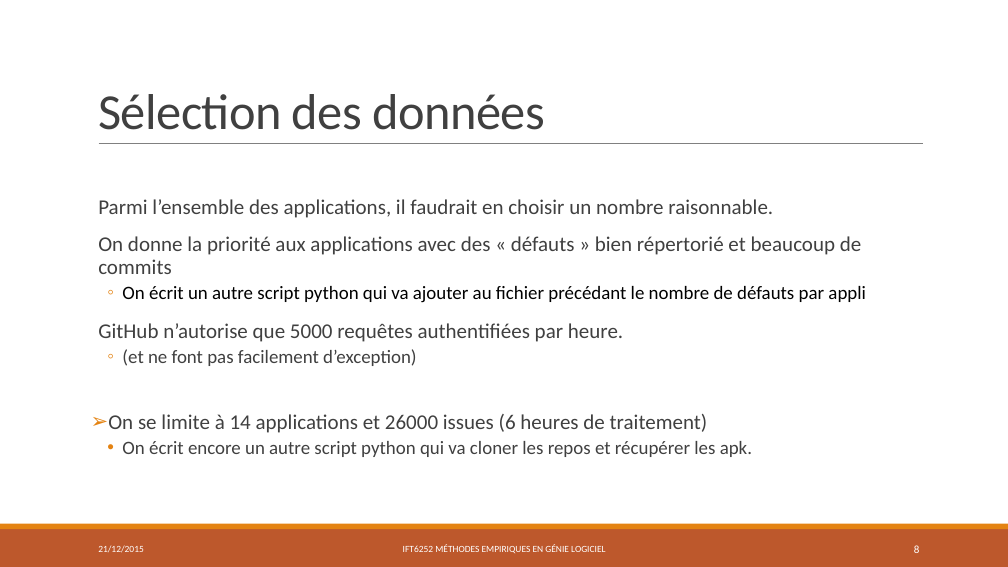
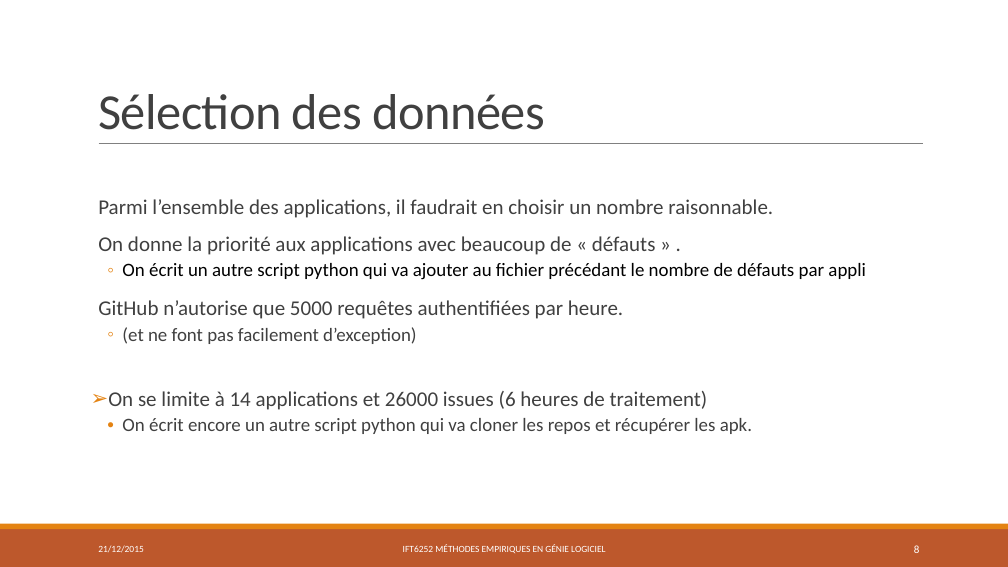
Before and after one commit to PierreGe/Android-defect-study, a slide deck: slide 8 of rapport/presentation/final.pptx. Drawn at 1008x567 pixels with LibreOffice and Linux fonts; fonts in the diff are those of the drawing. Boxes give left, top, right and bottom in pixels: in the first picture for what was removed or moved away, otherwise in the second. Text is boxed around its words. In the diff, an @@ line names an element or a change of style, - is before the commit and + after.

```diff
--- a/rapport/presentation/final.pptx
+++ b/rapport/presentation/final.pptx
@@ text at (x1=98, y1=236, x2=656, y2=255): text changed @@
-  On donne la priorité aux applications avec des « défauts » bien répertorié et beaucoup de commits
+  On donne la priorité aux applications avec beaucoup de « défauts » .
```
Also in this commit, not shown: 13 other slides changed, 1 other file.
